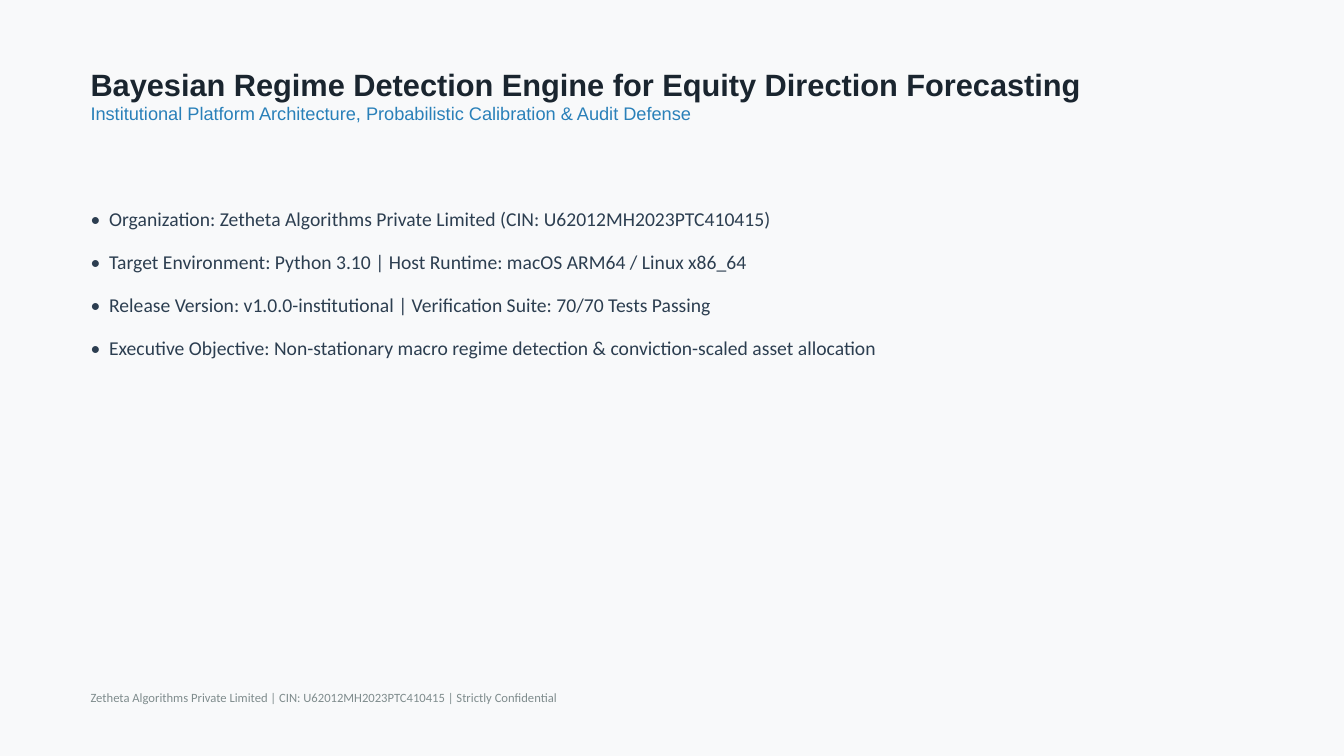
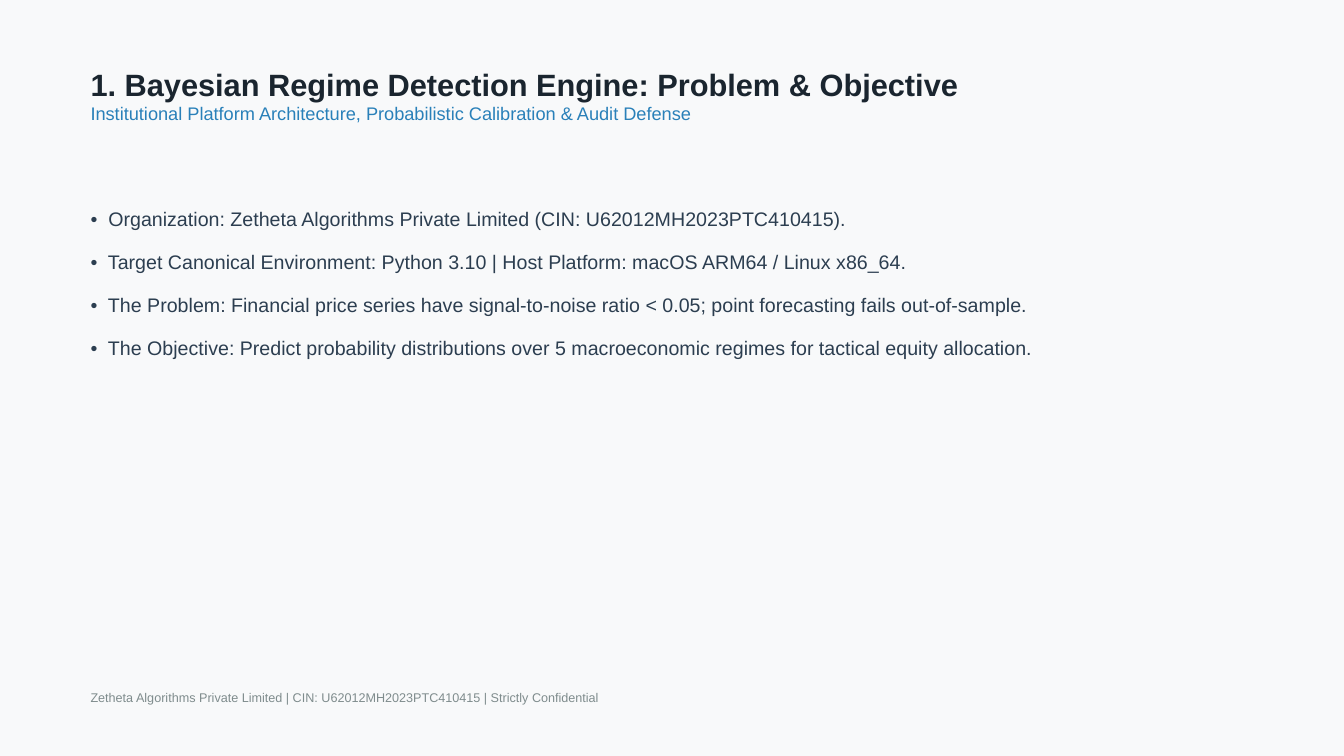
Before and after one commit to D12rocks/493561A-bayesian-regime-detection-engine, a slide deck: slide 1 of reports/final/FINAL_PRESENTATION.pptx. Drawn at 1344x756 pixels with LibreOffice and Linux fonts; fonts in the diff are those of the drawing. Boxes give left, top, right and bottom in pixels: in the first picture for what was removed or moved away, otherwise in the second. Text is boxed around its words. In the diff, an @@ line names an element or a change of style, - is before the commit and + after.

Commit message:
fix(hardening): finalize 18-slide presentation, Stan/rstanarm R models, target distinction, and submission status

```diff
--- a/reports/final/FINAL_PRESENTATION.pptx
+++ b/reports/final/FINAL_PRESENTATION.pptx
@@ text at bbox=[91, 73, 958, 101]: text changed @@
-Bayesian Regime Detection Engine for Equity Direction Forecasting
+1. Bayesian Regime Detection Engine: Problem & Objective
@@ text at bbox=[108, 211, 1031, 359]: text changed; font Calibri to Arial @@
-• Organization: Zetheta Algorithms Private Limited (CIN: U62012MH2023PTC410415)
-• Target Environment: Python 3.10 | Host Runtime: macOS ARM64 / Linux x86_64
-• Release Version: v1.0.0-institutional | Verification Suite: 70/70 Tests Passing
-• Executive Objective: Non-stationary macro regime detection & conviction-scaled asset allocation
+• Organization: Zetheta Algorithms Private Limited (CIN: U62012MH2023PTC410415).
+• Target Canonical Environment: Python 3.10 | Host Platform: macOS ARM64 / Linux x86_64.
+• The Problem: Financial price series have signal-to-noise ratio < 0.05; point forecasting fails out-of-sample.
+• The Objective: Predict probability distributions over 5 macroeconomic regimes for tactical equity allocation.
@@ text "Zetheta Algorithms Private Limited | ..." at bbox=[91, 693, 599, 705]: font Calibri to Arial @@
```
Also in this commit, not shown: 8 other slides changed, 9 slides added, 10 slides removed, 16 other files.
